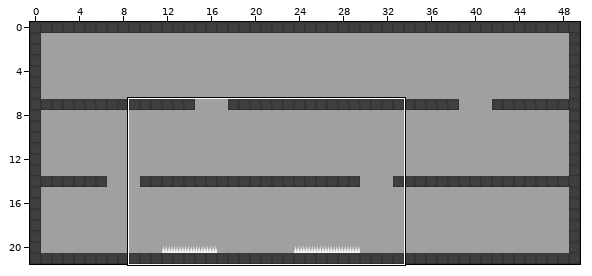
An edit to a level. Tiled map, android/assets/maps/map2.tmx. Above, an overview of the earlier version with the close-up marked.
Close-up. As it was:
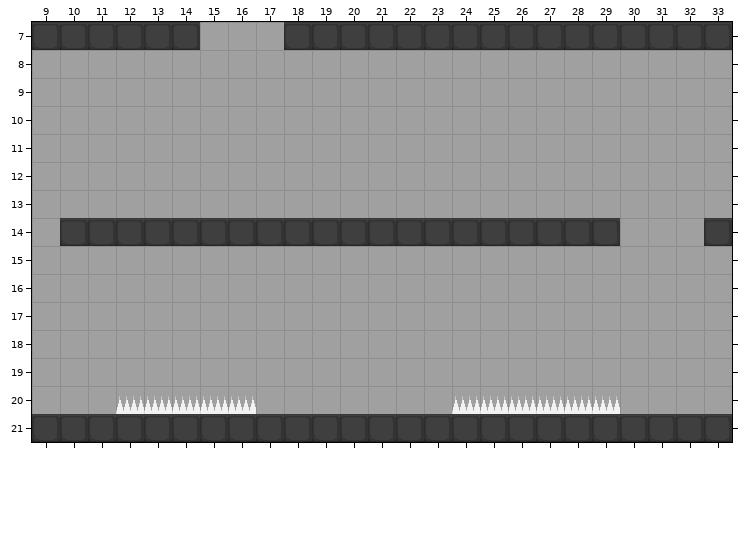
Cells are 32x32 px. Shown: x 9..33, y 7..21.
The same view after the edit:
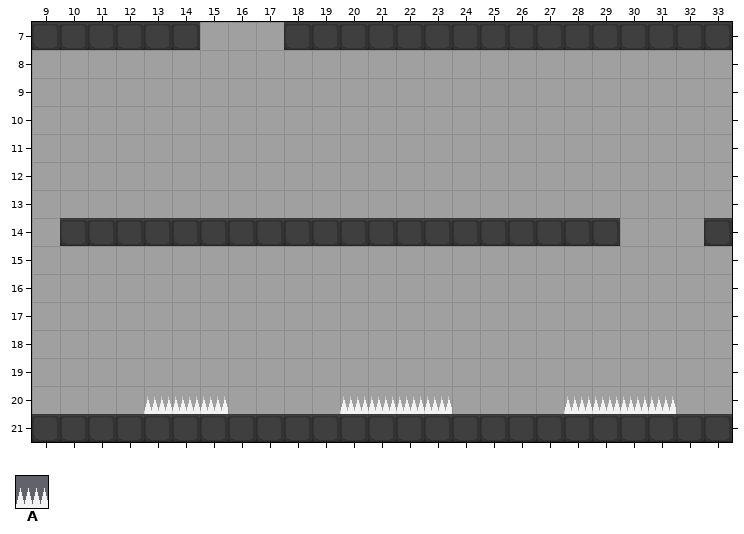
Key: from "tiles": A 3 "tileSpikes".
_ is an empty cell.
Tiles replaced or removed in this view: A.
Diff:
Changed rows in their new state; . is an unchanged cell.
Layer "Foreground":
first column x 12:
20 _..._...AAAA____..AA
